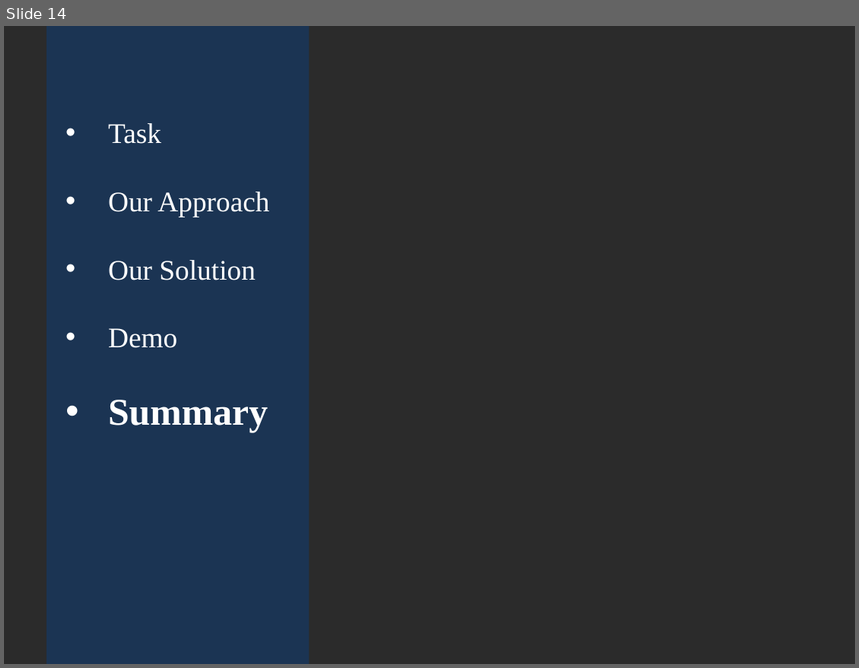
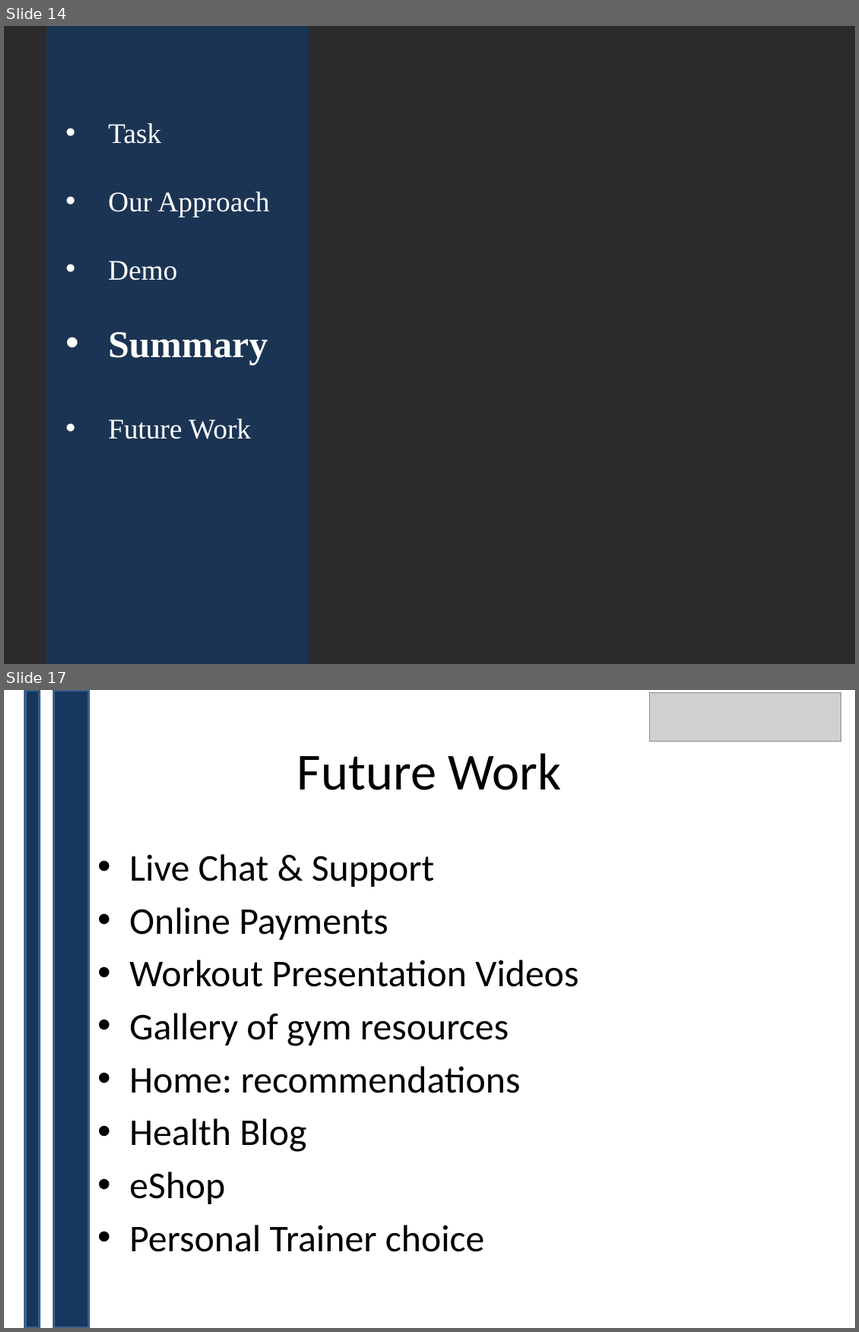
Before and after one commit to CCMV2/GymApplication, a slide deck: documentation/Documents/NTT-Gym.pptx. Shown one above the other, each under a label of ours: slide 14 before the commit, slides 14 and 17 after it; the slides between them are not shown. The pictures are 859x668 and 859x1332 pixels, drawn with LibreOffice and Linux fonts; fonts in the diff are those of the drawing; grey boxes stand for pictures; background and template pictures are left out; a plain dark background stands for a picture behind light text. Boxes give left, top, right and bottom in pixels: in the first picture for what was removed or moved away, otherwise in the second. Text is boxed around its words. In the diff, an @@ line names an element or a change of style, - is before the commit and + after.

```diff
--- a/documentation/Documents/NTT-Gym.pptx
+++ b/documentation/Documents/NTT-Gym.pptx
@@ slide 17 added at [4, 690, 855, 1328], background #FFFFFF @@
@@ rectangle added at [25, 690, 40, 1328], fill #17375E, outline #3A5F8C 2 pt @@
@@ rectangle added at [53, 690, 89, 1328], fill #17375E, outline #3A5F8C 2 pt @@
@@ picture added at [649, 692, 841, 741] @@
@@ title added at [297, 753, 562, 790], 44 pt, text #000000 @@
+Future Work
@@ text added at [129, 854, 579, 1252], 32 pt, text #000000 @@
+• Live Chat & Support
+• Online Payments
+• Workout Presentation Videos
+• Gallery of gym resources
+• Home: recommendations
+• Health Blog
+• eShop
+• Personal Trainer choice
@@ slide 14 changed as well @@
@@ text at [108, 260, 255, 281]: paragraph removed @@
-• Our Solution
@@ text at [108, 419, 251, 439]: paragraph added @@
+• Future Work
```
Also in this commit, not shown: 6 other slides changed, 10 other slides added, 11 slides removed.
